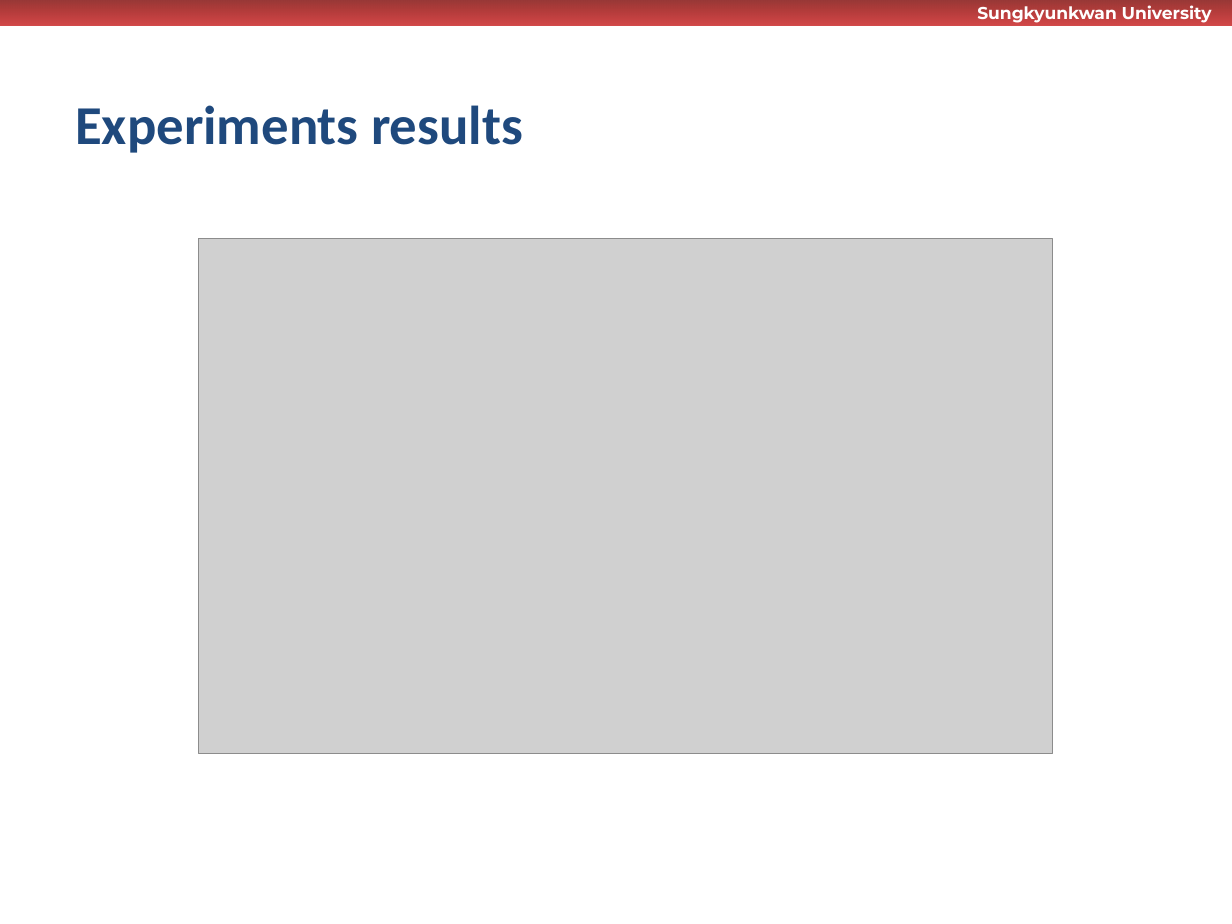
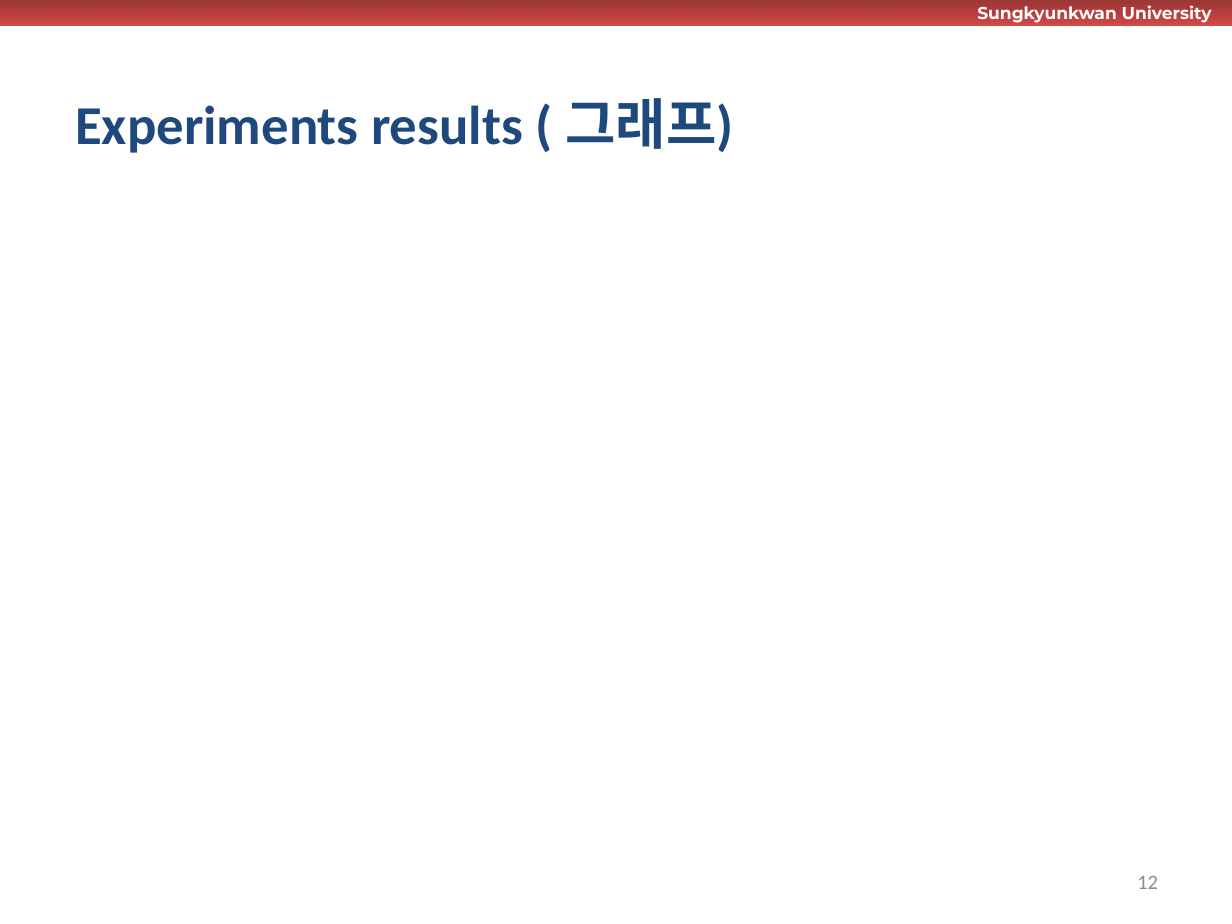
Before and after one commit to wurikiji/tutorial2-dev, a slide deck: slide 12 of docs/1차_완료_및_테스트.pptx (slide 9 before the commit). Drawn at 1232x924 pixels with LibreOffice and Linux fonts; fonts in the diff are those of the drawing; grey boxes stand for pictures; background and template pictures are left out. Boxes give left, top, right and bottom in pixels: in the first picture for what was removed or moved away, otherwise in the second. Text is boxed around its words. In the diff, an @@ line names an element or a change of style, - is before the commit and + after.

```diff
--- a/docs/1차_완료_및_테스트.pptx
+++ b/docs/1차_완료_및_테스트.pptx
@@ title at [75, 98, 734, 153]: text changed @@
-Experiments results
+Experiments results ( 그래프)
@@ picture removed at [198, 239, 1052, 754] @@
@@ page number added at [1137, 876, 1158, 889], 12 pt, text #8C8C8C @@
+12
```
Also in this commit, not shown: 10 other slides changed, 6 slides added, 1 slide removed.
